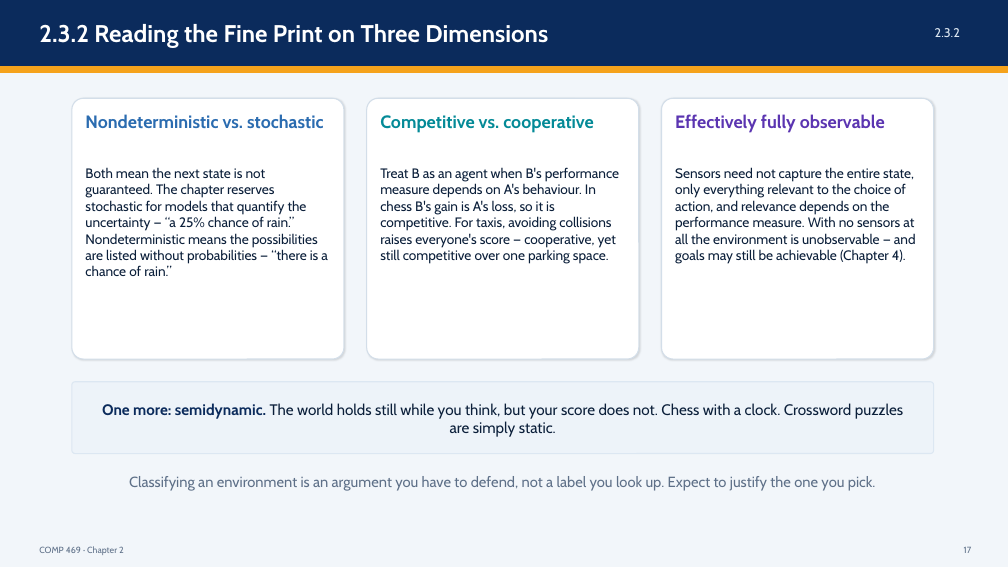
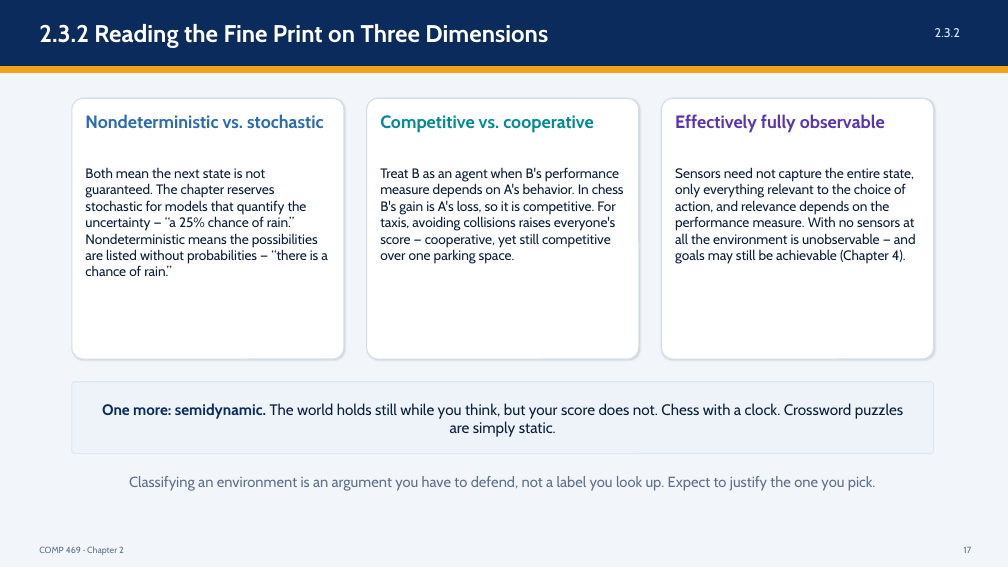
Before and after one commit to DrNatas/Comp_469, a slide deck: slide 17 of Fall 2026/L02 - Intelligent Agents/Chapter 2 - Intelligent Agents.pptx. Drawn at 1008x567 pixels with LibreOffice and Linux fonts; fonts in the diff are those of the drawing. Boxes give left, top, right and bottom in pixels: in the first picture for what was removed or moved away, otherwise in the second. Text is boxed around its words. In the diff, an @@ line names an element or a change of style, - is before the commit and + after.

```diff
--- a/Fall 2026/L02 - Intelligent Agents/Chapter 2 - Intelligent Agents.pptx
+++ b/Fall 2026/L02 - Intelligent Agents/Chapter 2 - Intelligent Agents.pptx
@@ text at <box>380,167,624,264</box>: text changed @@
-Treat B as an agent when B's performance measure depends on A's behaviour. In chess B's gain is A's loss, so it is competitive. For taxis, avoiding collisions raises everyone's score — cooperative, yet still competitive over one parking space.
+Treat B as an agent when B's performance measure depends on A's behavior. In chess B's gain is A's loss, so it is competitive. For taxis, avoiding collisions raises everyone's score — cooperative, yet still competitive over one parking space.
```
Also in this commit, not shown: 37 other slides changed, 2 other files.
